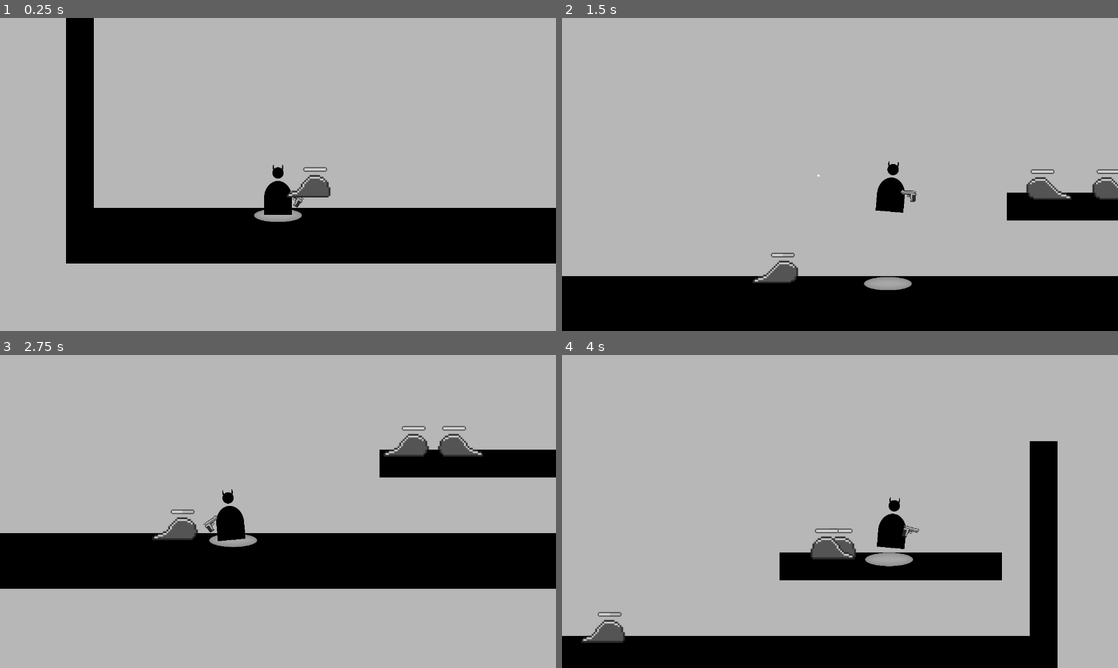
Above: before the commit, frames 1-4 (two rows, left to right).
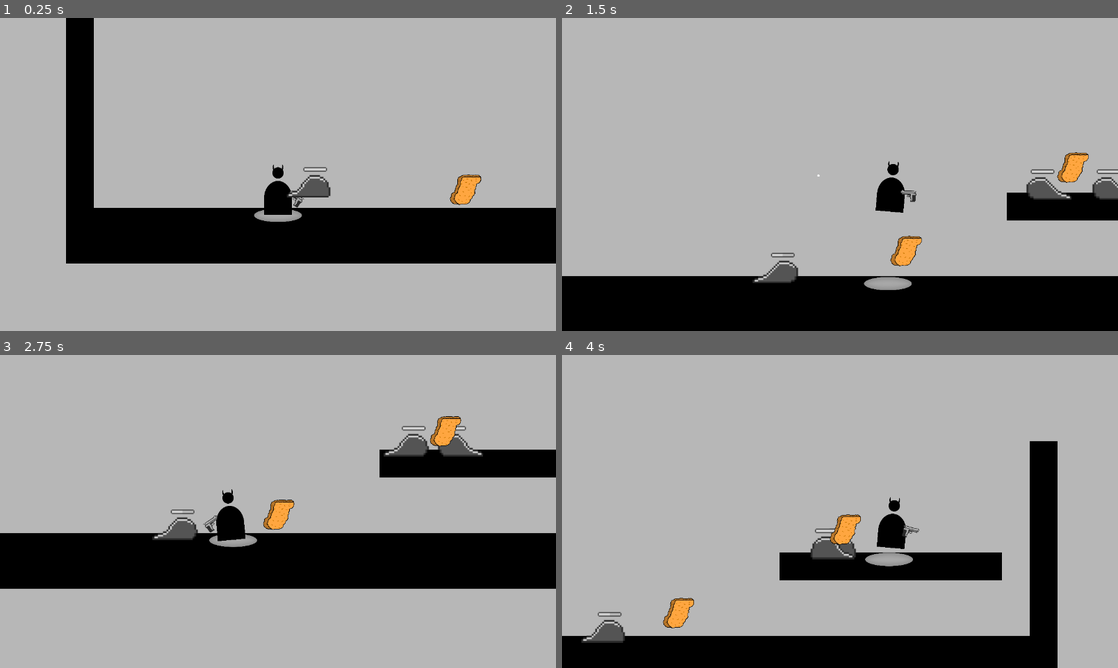
Above: after the commit, the same moments.

Repository: BesterCoder/nuggie-collector
Game: Godot game, scene res://levels/level_001.tscn
The game is run twice, just before and just after one commit, with the same random seed, the same clock (stepped at 60 frames per second) and the same inputs.
Inputs (mouse positions are in pixels of both pictures, inside the frame that each line leads up to):
- Up to frame 1 (0.25 s): no input
- Up to frame 2 (1.5 s): move the mouse to (962, 158) at 0.52 s; hold D (move_right) from 0.53 s (still down); click (962, 158) at 0.6 s; tap W (jump) at 0.77 s; move the mouse to (728, 190) at 1.27 s; click (728, 190) at 1.35 s
- Up to frame 3 (2.75 s): tap W (jump) at 1.52 s; move the mouse to (333, 442) at 2.02 s; release D (move_right) at 2.03 s; hold A (move_left) from 2.03 s (still down); click (333, 442) at 2.1 s
- Up to frame 4 (4 s): move the mouse to (812, 574) at 2.77 s; release A (move_left) at 2.78 s; hold D (move_right) from 2.78 s (still down); click (812, 574) at 2.85 s; tap W (jump) at 3.02, 3.77 s; move the mouse to (1006, 558) at 3.52 s; click (1006, 558) at 3.6 s

The runs differ from the first frame. In frame 1, 0.4% of the frame differs, in the area x 80-87%, y 50-60%; in frame 2, 0.7%; in frame 3, 0.7%, in the area x 47-83%, y 19-56%; in frame 4, 0.7%.

Commit message:
Initial nuggies added with animation

Diff:
--- /dev/null
+++ b/items/nuggie/Nuggie.gd
@@ -0,0 +1,6 @@
+extends Area2D
+
+# TODO: add a bright "halo" on back of the nuggie
+# so they seem more heavenly
+func _ready():
+	$AnimationPlayer.play("hover")
--- /dev/null
+++ b/items/nuggie/Nuggie.tscn
@@ -0,0 +1,59 @@
+[gd_scene load_steps=5 format=2]
+
+[ext_resource path="res://assets/nuggie/nuggie.png" type="Texture" id=1]
+[ext_resource path="res://items/nuggie/Nuggie.gd" type="Script" id=2]
+
+[sub_resource type="RectangleShape2D" id=1]
+extents = Vector2( 32, 40 )
+
+[sub_resource type="Animation" id=2]
+resource_name = "hover"
+length = 3.0
+loop = true
+step = 0.05
+tracks/0/type = "value"
+tracks/0/path = NodePath("NuggieImage:position")
+tracks/0/interp = 1
+tracks/0/loop_wrap = true
+tracks/0/imported = false
+tracks/0/enabled = true
+tracks/0/keys = {
+"times": PoolRealArray( 0, 1.5, 3 ),
+"transitions": PoolRealArray( 1, 1, 1 ),
+"update": 0,
+"values": [ Vector2( 0, 0 ), Vector2( 0, -24 ), Vector2( 0, 0 ) ]
+}
+tracks/1/type = "value"
+tracks/1/path = NodePath("CollisionShape2D:position")
+tracks/1/interp = 1
+tracks/1/loop_wrap = true
+tracks/1/imported = false
+tracks/1/enabled = true
+tracks/1/keys = {
+"times": PoolRealArray( 0, 1.5, 3 ),
+"transitions": PoolRealArray( 1, 1, 1 ),
+"update": 0,
+"values": [ Vector2( 0, 0 ), Vector2( 0, -24 ), Vector2( 0, 0 ) ]
+}
+
+[node name="Nuggie" type="Area2D"]
+position = Vector2( 0, -24 )
+scale = Vector2( 0.8, 0.8 )
+collision_layer = 16
+script = ExtResource( 2 )
+__meta__ = {
+"_edit_group_": true
+}
+
+[node name="NuggieImage" type="Sprite" parent="."]
+position = Vector2( 0, -19.8218 )
+rotation = -0.224709
+scale = Vector2( 0.25, 0.25 )
+texture = ExtResource( 1 )
+
+[node name="CollisionShape2D" type="CollisionShape2D" parent="."]
+position = Vector2( 0, -19.8218 )
+shape = SubResource( 1 )
+
+[node name="AnimationPlayer" type="AnimationPlayer" parent="."]
+anims/hover = SubResource( 2 )
--- a/levels/level_001.tscn
+++ b/levels/level_001.tscn
@@ -1,10 +1,11 @@
-[gd_scene load_steps=6 format=2]
+[gd_scene load_steps=7 format=2]
 
 [ext_resource path="res://levels/maps/dark_solid_tileset.tres" type="TileSet" id=1]
 [ext_resource path="res://assets/background/grey_background.png" type="Texture" id=2]
 [ext_resource path="res://characters/player/Player.tscn" type="PackedScene" id=3]
 [ext_resource path="res://characters/player/PlayerGroundHalo.tscn" type="PackedScene" id=4]
 [ext_resource path="res://characters/enemies/slime/EnemySlime.tscn" type="PackedScene" id=5]
+[ext_resource path="res://items/nuggie/Nuggie.tscn" type="PackedScene" id=6]
 
 [node name="Level_001" type="Node2D"]
 
@@ -50,3 +51,11 @@
 [node name="EnemySlime3" parent="Enemies" instance=ExtResource( 5 )]
 position = Vector2( 504, 352 )
 detects_cliffs = false
+
+[node name="Nuggies" type="Node2D" parent="."]
+
+[node name="Nuggie" parent="Nuggies" instance=ExtResource( 6 )]
+position = Vector2( 856, 408 )
+
+[node name="Nuggie2" parent="Nuggies" instance=ExtResource( 6 )]
+position = Vector2( 1240, 216 )
Binary file added: assets/nuggie/nuggie.png
Not shown, added: assets/nuggie/nuggie.png.import
